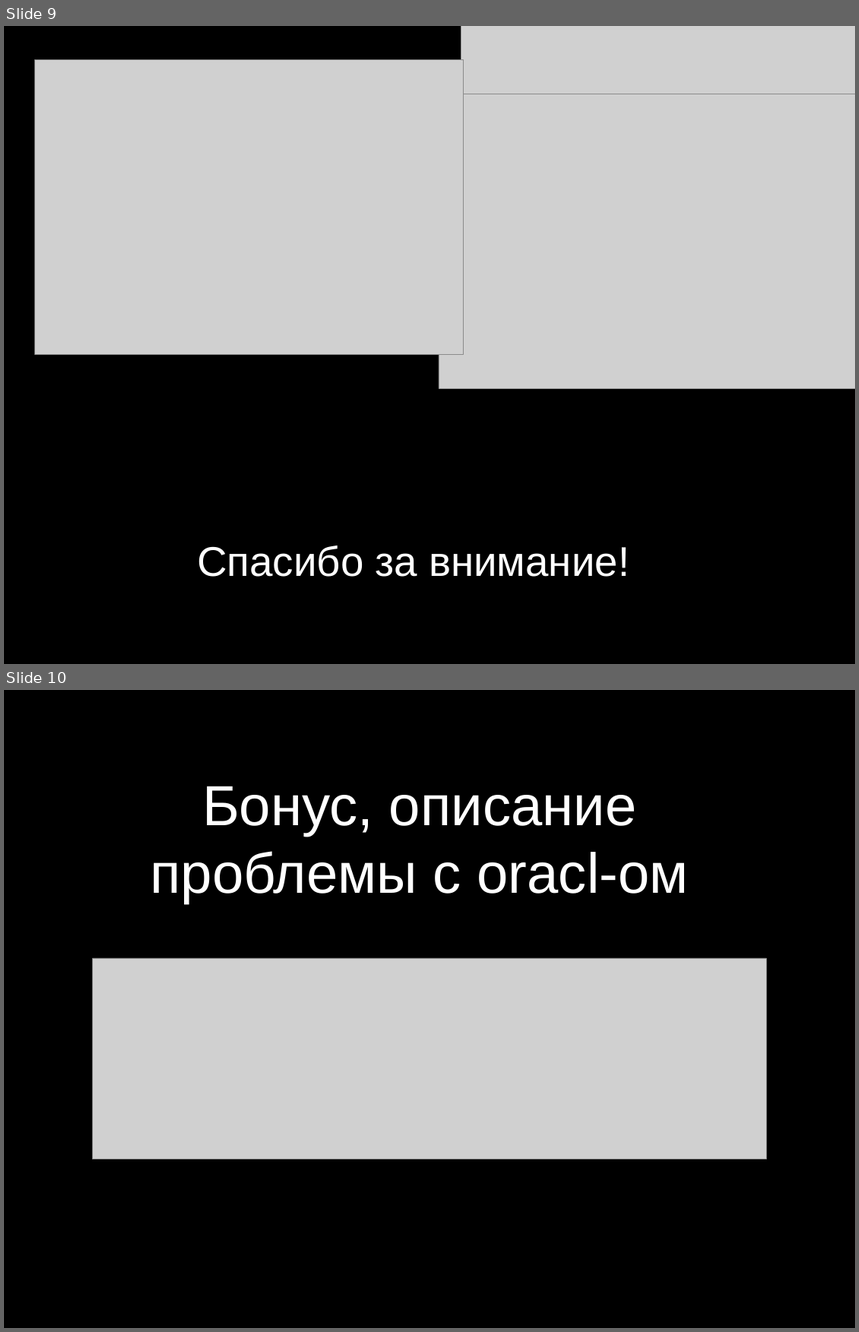
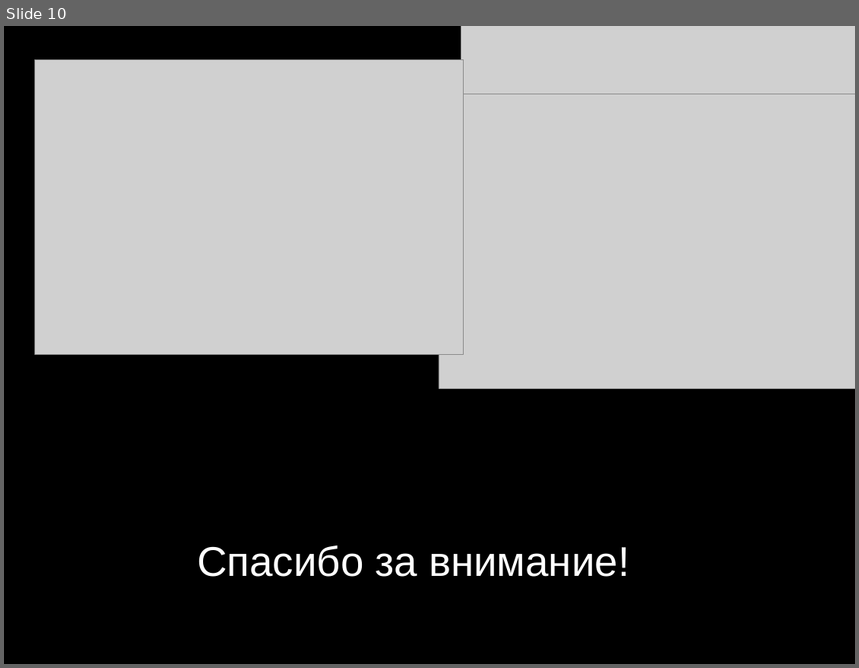
Before and after one commit to padap/hse_smart_contracts, a slide deck: presentation.pptx. Shown one above the other, each under a label of ours: slides 9 and 10 before the commit, slide 10 after it. The pictures are 859x1332 and 859x668 pixels, drawn with LibreOffice and Linux fonts; fonts in the diff are those of the drawing; grey boxes stand for pictures. Boxes give left, top, right and bottom in pixels: in the first picture for what was removed or moved away, otherwise in the second. Text is boxed around its words. In the diff, an @@ line names an element or a change of style, - is before the commit and + after.

```diff
--- a/presentation.pptx
+++ b/presentation.pptx
@@ slide 10 removed at (4,690,855,1328), background #000000 @@
@@ title removed at (151,786,688,904) @@
-Бонус, описание проблемы с oraсl-ом
@@ picture removed at (93,958,766,1159) @@
@@ what was slide 9 is now slide 10 @@
```
Also in this commit, not shown: 6 slides changed, 1 slide added, 2 other files.
